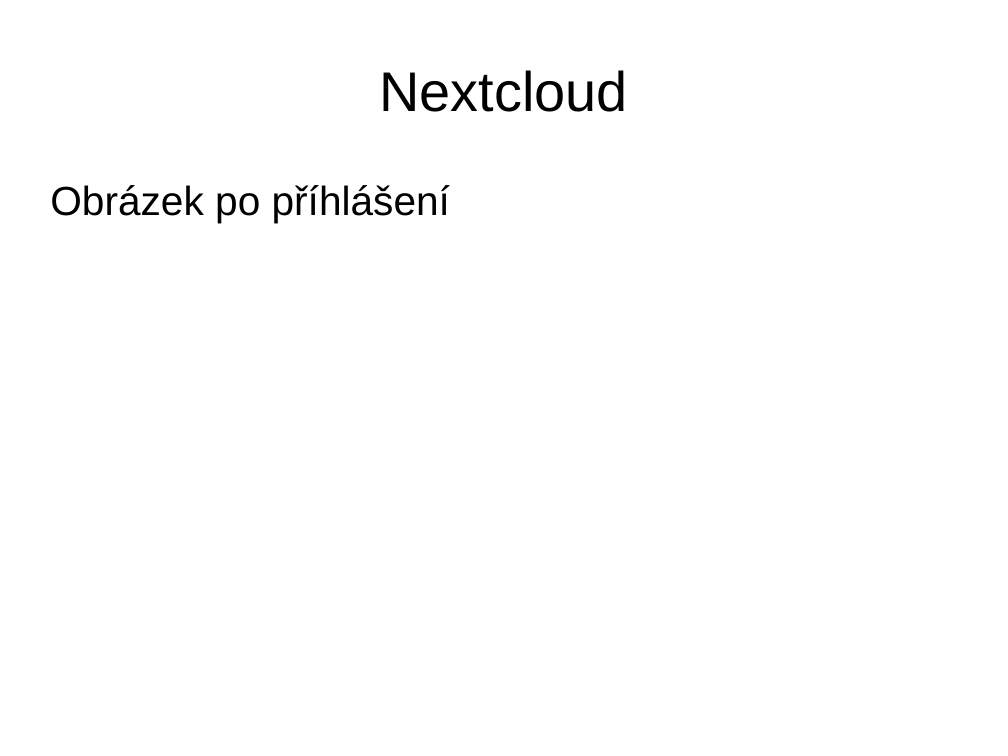
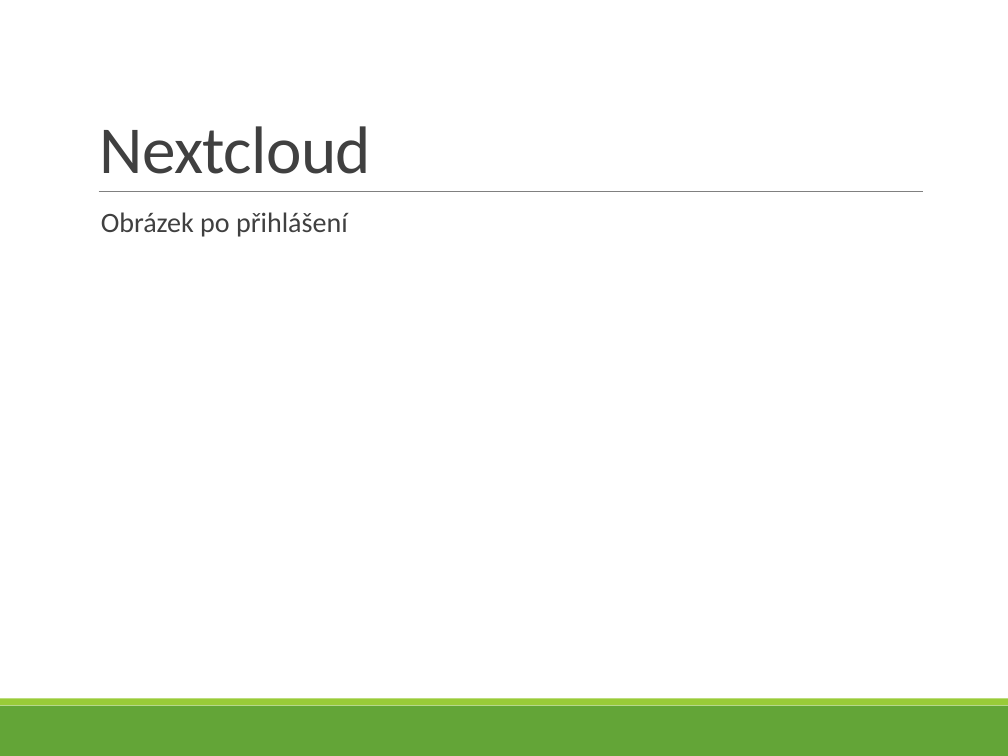
Before and after one commit to bastakka/graduation, a slide deck: slide 32 of Thesis/V4D Bašta Karel - 5 - VMware.pptx. Drawn at 1008x756 pixels with LibreOffice and Linux fonts; fonts in the diff are those of the drawing. Boxes give left, top, right and bottom in pixels: in the first picture for what was removed or moved away, otherwise in the second. Text is boxed around its words. In the diff, an @@ line names an element or a change of style, - is before the commit and + after.

```diff
--- a/Thesis/V4D Bašta Karel - 5 - VMware.pptx
+++ b/Thesis/V4D Bašta Karel - 5 - VMware.pptx
@@ title "Nextcloud": place and size @@
-title "Nextcloud" at (379, 70, 627, 112)
+title "Nextcloud" at (100, 126, 371, 174)
@@ title "Nextcloud" at (100, 126, 371, 174): size 44 to 52.9 pt, font Arial to Calibri, text colour #000000 to #404040, letter spacing 0 to -0.6 pt; alignment centre to left; line spacing 0.93 to 0.85; vertical alignment middle to bottom @@
@@ line added from (99, 191) to (923, 191), #808080 0.5 pt @@
@@ text at (101, 212, 348, 237): text changed; size 32 to 22.1 pt; font Arial to Calibri; text colour #000000 to #404040 @@
-Obrázek po příhlášení
+  Obrázek po přihlášení
@@ rectangle added at (0, 706, 1008, 756), fill #63A537 @@
@@ rectangle added at (0, 699, 1008, 706), fill #99CB38 @@
```
Also in this commit, not shown: 42 other slides changed, 1 slide added, 5 other files.
